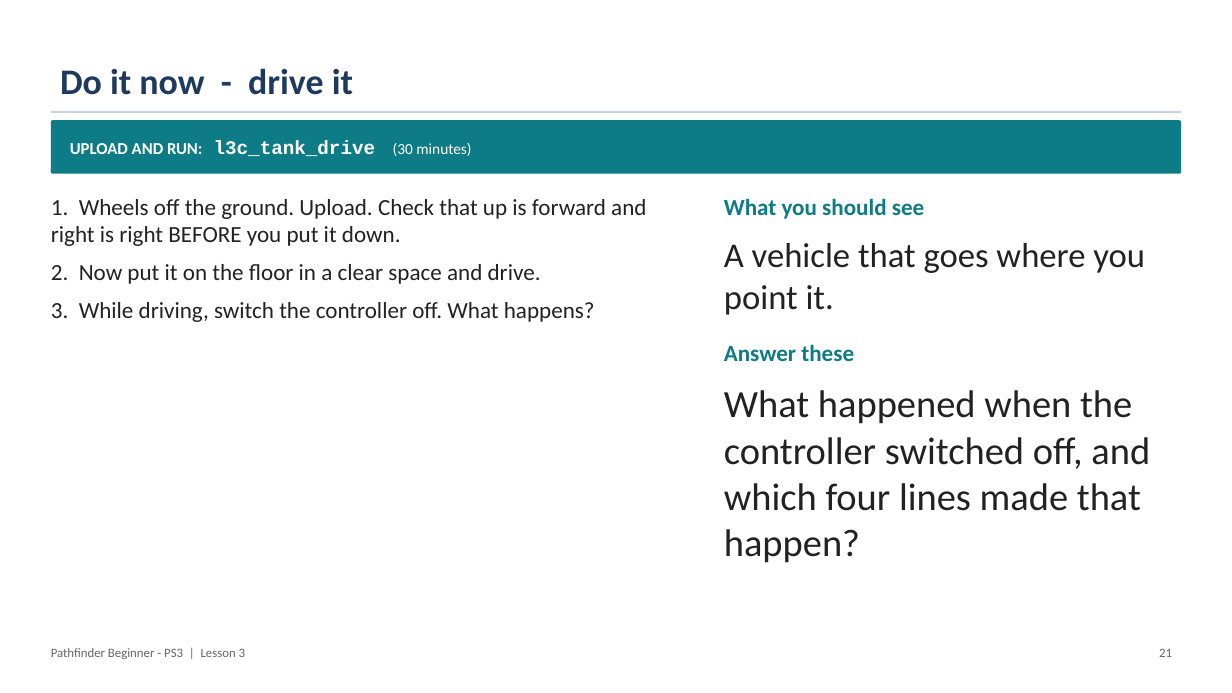
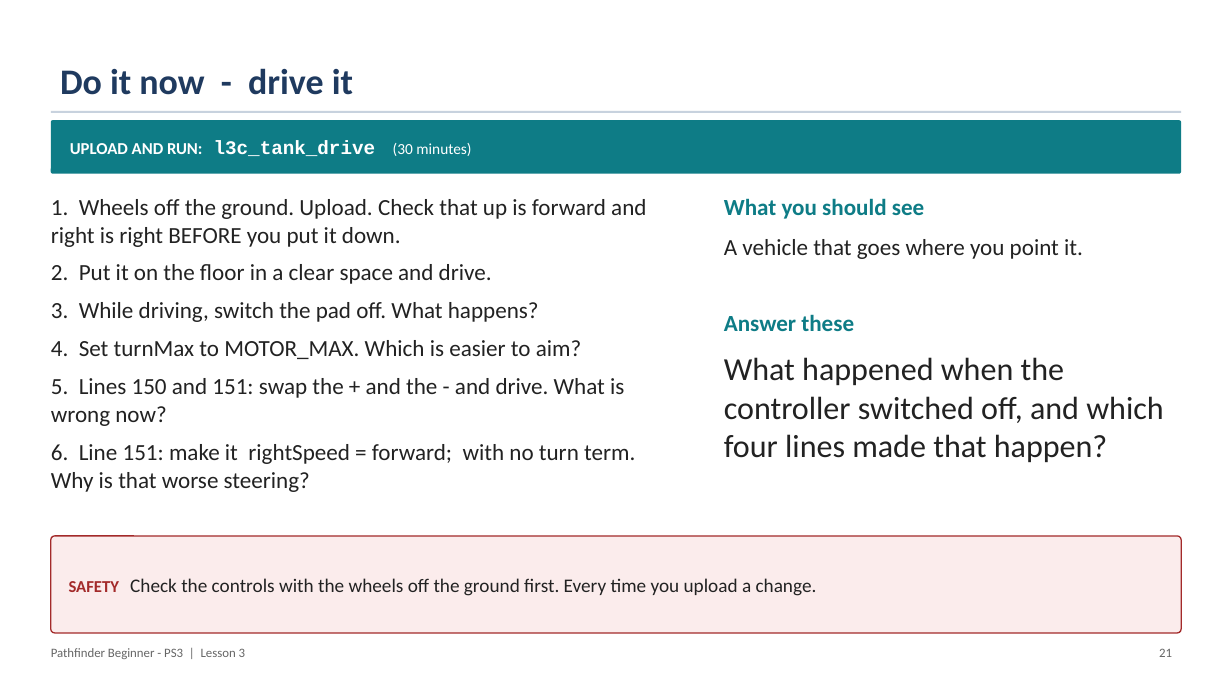
Before and after one commit to PorpoiseRobotics/porpoise-robotics, a slide deck: slide 22 of ground-vehicle/docs/courses/beginner-ps3/l3_controller_programming.pptx. Drawn at 1232x693 pixels with LibreOffice and Linux fonts; fonts in the diff are those of the drawing. Boxes give left, top, right and bottom in pixels: in the first picture for what was removed or moved away, otherwise in the second. Text is boxed around its words. In the diff, an @@ line names an element or a change of style, - is before the commit and + after.

```diff
--- a/ground-vehicle/docs/courses/beginner-ps3/l3_controller_programming.pptx
+++ b/ground-vehicle/docs/courses/beginner-ps3/l3_controller_programming.pptx
@@ text "A vehicle that goes where ..." at bbox=[724, 239, 1083, 259]: size 27 to 18 pt @@
@@ text at bbox=[51, 264, 635, 492]: text changed @@
-2. Now put it on the floor in a clear space and drive.
-3. While driving, switch the controller off. What happens?
+2. Put it on the floor in a clear space and drive.
+3. While driving, switch the pad off. What happens?
+4. Set turnMax to MOTOR_MAX. Which is easier to aim?
+5. Lines 150 and 151: swap the + and the - and drive. What is wrong now?
+6. Line 151: make it rightSpeed = forward; with no turn term. Why is that worse steering?
@@ text "Answer these": place and size @@
-text "Answer these" at bbox=[724, 344, 854, 361]
+text "Answer these" at bbox=[724, 314, 854, 331]
@@ text "What happened when the controller ...": place and size @@
-text "What happened when the controller ..." at bbox=[724, 390, 1150, 563]
+text "What happened when the controller ..." at bbox=[724, 357, 1163, 462]
@@ text "What happened when the controller ..." at bbox=[724, 357, 1163, 462]: size 30 to 25 pt; less space between paragraphs @@
@@ rounded rectangle added at bbox=[51, 536, 1181, 633], fill #FBECEC, outline #A32A2A 1 pt, 15 pt, text #222222 @@
+SAFETY Check the controls with the wheels off the ground first. Every time you upload a change.
```
Also in this commit, not shown: 6 other slides changed, 1 slide added, 2 slides removed, 17 other files.
